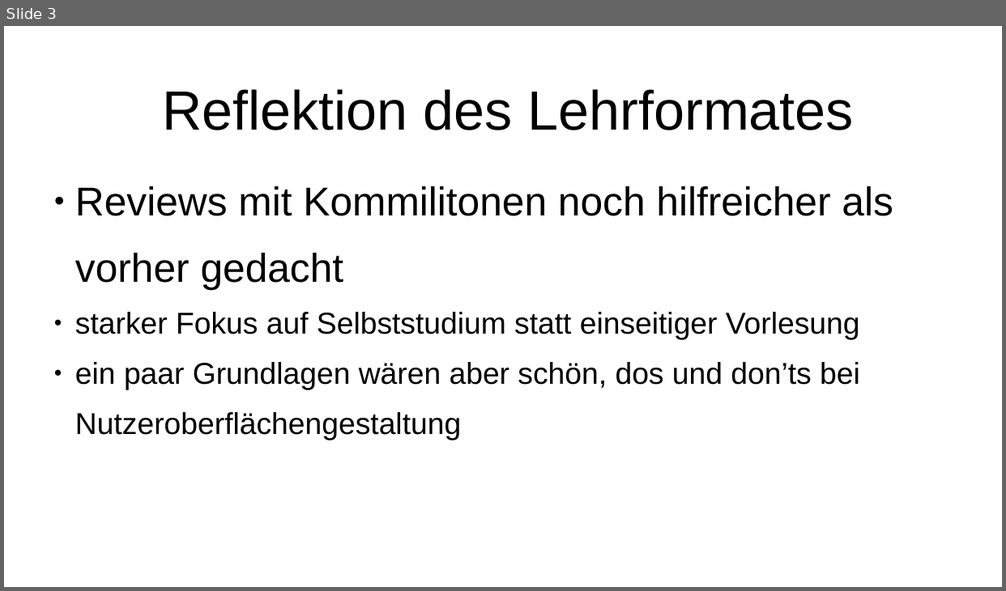
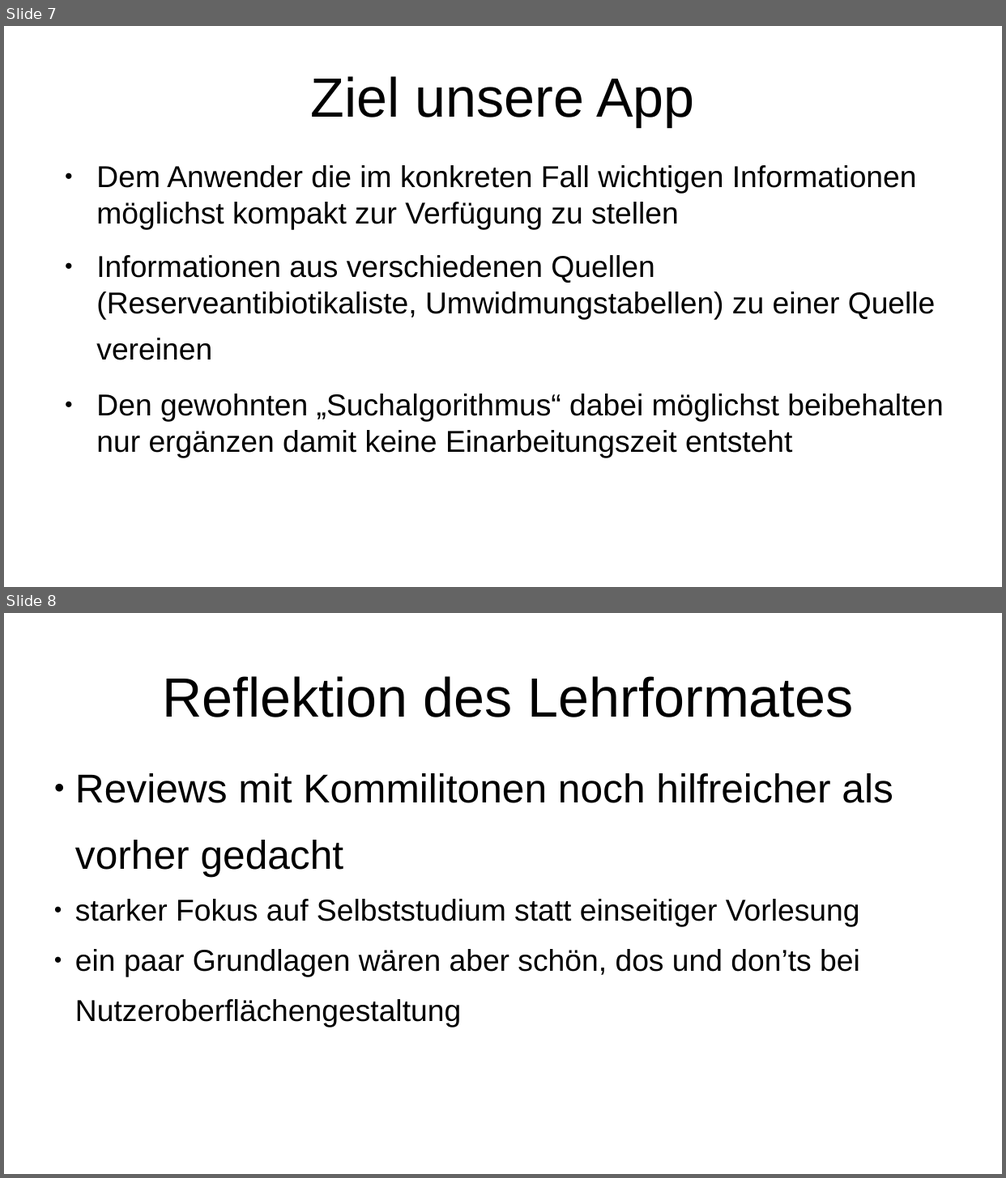
Before and after one commit to pigutsche/dosi_calc, a slide deck: Präsentation/präs.odp. Shown one above the other, each under a label of ours: slide 3 before the commit, slides 7 and 8 after it. The pictures are 1006x591 and 1006x1178 pixels, drawn with LibreOffice and Linux fonts; fonts in the diff are those of the drawing. Boxes give left, top, right and bottom in pixels: in the first picture for what was removed or moved away, otherwise in the second. Text is boxed around its words. In the diff, an @@ line names an element or a change of style, - is before the commit and + after.

```diff
--- a/Präsentation/präs.odp
+++ b/Präsentation/präs.odp
@@ slide 7 added at (4,26,1002,587), background #FFFFFF @@
@@ title added at (310,76,694,127), 44 pt, text #000000 @@
+Ziel unsere App
@@ text added at (96,165,944,459), 24 pt, text #000000 @@
+● Dem Anwender die im konkreten Fall wichtigen Informationen möglichst kompakt zur Verfügung zu stellen
+● Informationen aus verschiedenen Quellen (Reserveantibiotikaliste, Umwidmungstabellen) zu einer Quelle vereinen
+● Den gewohnten „Suchalgorithmus“ dabei möglichst beibehalten nur ergänzen damit keine Einarbeitungszeit entsteht
@@ what was slide 3 is now slide 8 @@
```
Also in this commit, not shown: 3 slides changed, 4 other slides added.
